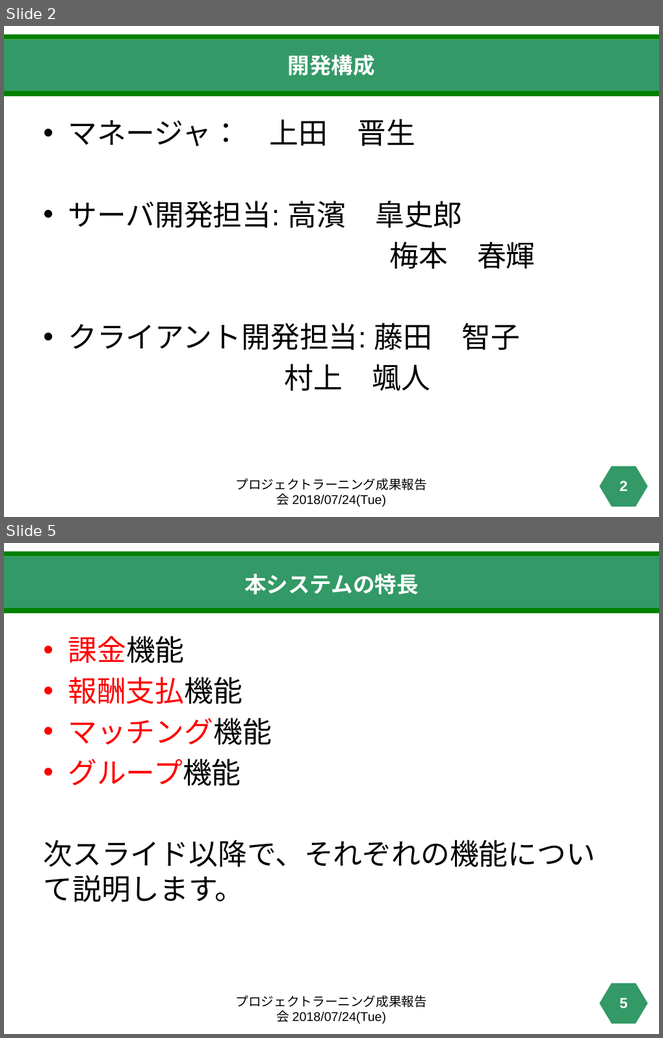
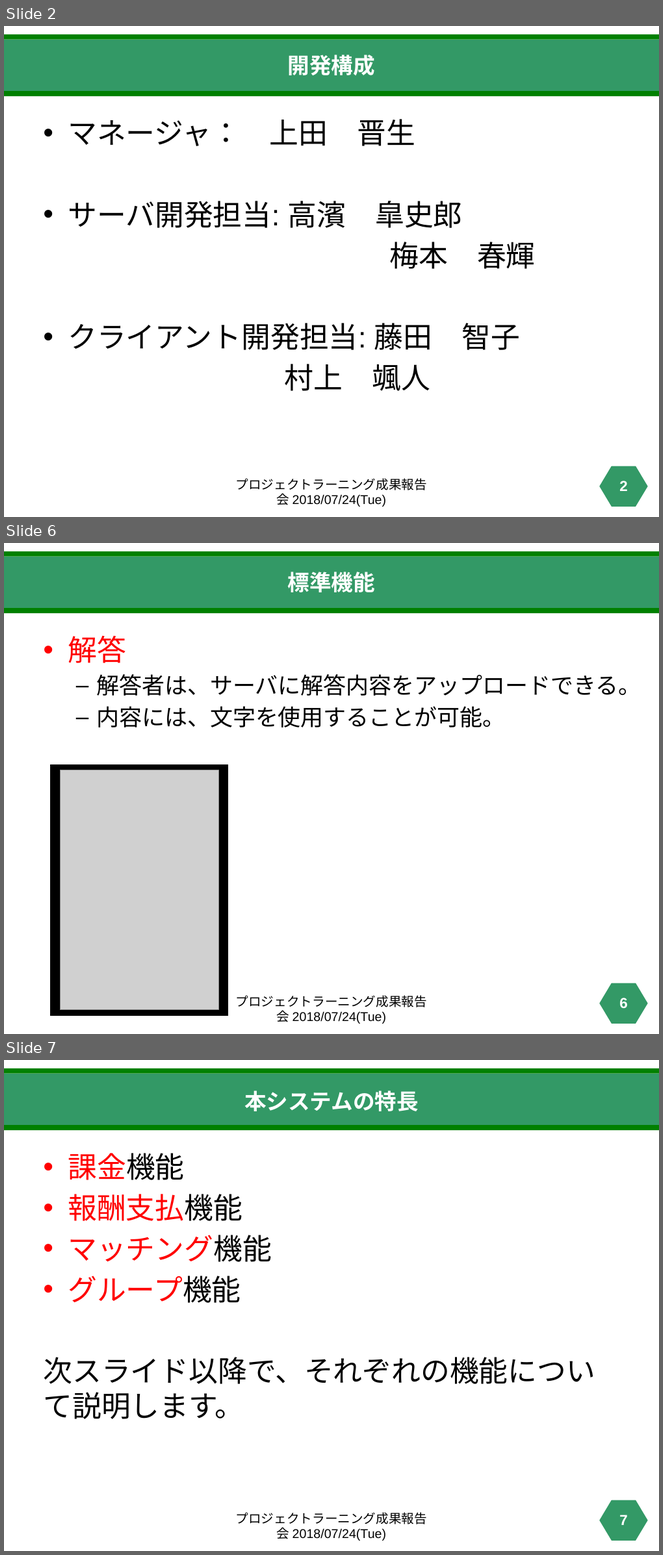
Before and after one commit to haruki0401/projectlearning02, a slide deck: pl-2(完成版).pptx. Shown one above the other, each under a label of ours: slides 2 and 5 before the commit, slides 2, 6 and 7 after it; the slides between them are not shown. The pictures are 663x1038 and 663x1555 pixels, drawn with LibreOffice and Linux fonts; fonts in the diff are those of the drawing; grey boxes stand for pictures. Boxes give left, top, right and bottom in pixels: in the first picture for what was removed or moved away, otherwise in the second. Text is boxed around its words. In the diff, an @@ line names an element or a change of style, - is before the commit and + after.

```diff
--- a/pl-2(完成版).pptx
+++ b/pl-2(完成版).pptx
@@ slide 6 added at (x1=4, y1=543, x2=659, y2=1034), background #FFFFFF; not listed: 4 template elements that a slide beside it also shows @@
@@ title added at (x1=288, y1=572, x2=375, y2=592), 24 pt, text #FFFFFF, bold @@
+標準機能
@@ text added at (x1=68, y1=636, x2=641, y2=728), 25 pt, text #000000 @@
+• 解答
+  – 解答者は、サーバに解答内容をアップロードできる。
+  – 内容には、文字を使用することが可能。
@@ rectangle added at (x1=51, y1=765, x2=228, y2=1016), fill #000000, outline #000000 1 pt @@
@@ picture added at (x1=60, y1=771, x2=218, y2=1010) @@
@@ text added at (x1=236, y1=995, x2=427, y2=1024), 14 pt, text #000000 @@
+プロジェクトラーニング成果報告会 2018/07/24(Tue)
@@ page number added at (x1=620, y1=998, x2=627, y2=1008), 16 pt, text #FFFFFF, bold @@
+6
@@ what was slide 5 is now slide 7 @@
@@ page number at (x1=620, y1=1515, x2=627, y2=1525): text changed @@
-5
+7
```
Also in this commit, not shown: 4 slides changed, 1 other slide added.
